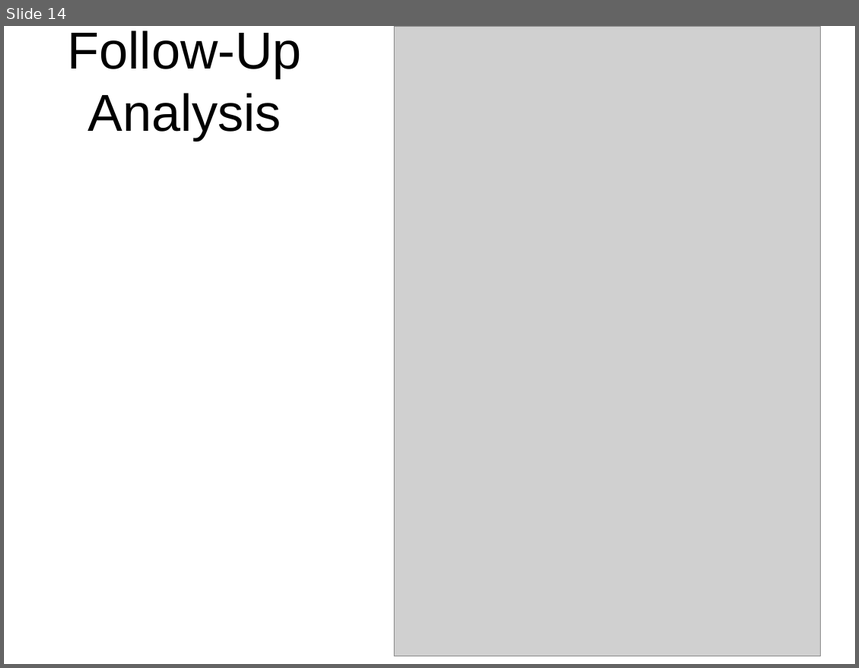
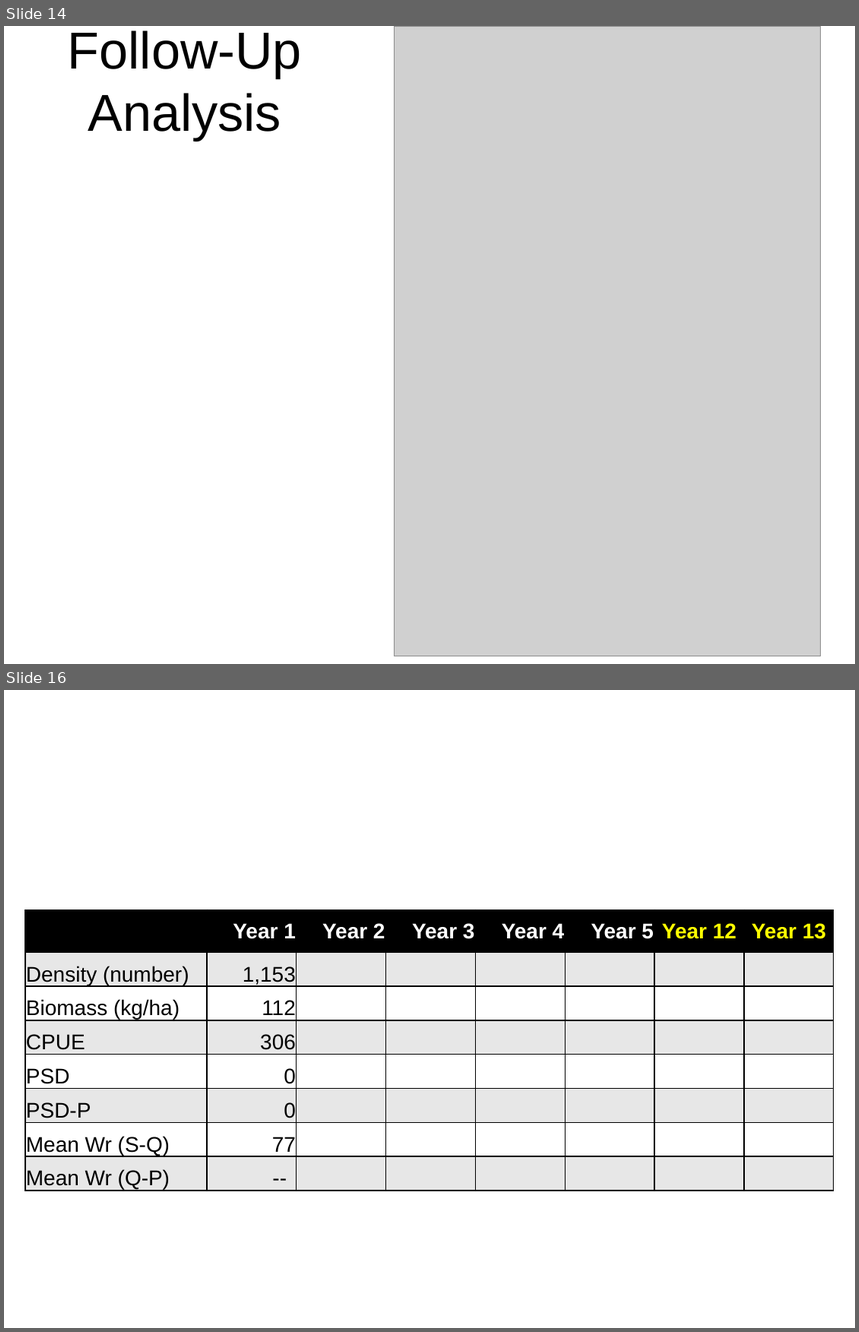
Before and after one commit to droglenc/NCNRS349, a slide deck: modules/MgmntSizeLimits/CE_SlotLimitEffectiveness.pptx. Shown one above the other, each under a label of ours: slide 14 before the commit, slides 14 and 16 after it; the slides between them are not shown. The pictures are 859x668 and 859x1332 pixels, drawn with LibreOffice and Linux fonts; fonts in the diff are those of the drawing; grey boxes stand for pictures. Boxes give left, top, right and bottom in pixels: in the first picture for what was removed or moved away, otherwise in the second. Text is boxed around its words. In the diff, an @@ line names an element or a change of style, - is before the commit and + after.

```diff
--- a/modules/MgmntSizeLimits/CE_SlotLimitEffectiveness.pptx
+++ b/modules/MgmntSizeLimits/CE_SlotLimitEffectiveness.pptx
@@ slide 16 added at (x1=4, y1=690, x2=855, y2=1328), background #FFFFFF @@
@@ table added at (x1=25, y1=910, x2=833, y2=1193), 8 rows, 8 columns @@
+ | Year 1 | Year 2 | Year 3 | Year 4 | Year 5 | Year 12 | Year 13
+Density (number) | 1,153 |  |  |  |  |  | 
+Biomass (kg/ha) | 112 |  |  |  |  |  | 
+CPUE | 306 |  |  |  |  |  | 
+PSD | 0 |  |  |  |  |  | 
+PSD-P | 0 |  |  |  |  |  | 
+Mean Wr (S-Q) | 77 |  |  |  |  |  | 
+Mean Wr (Q-P) | -- |  |  |  |  |  | 
```
Also in this commit, not shown: 2 other slides added, 1 other file.
